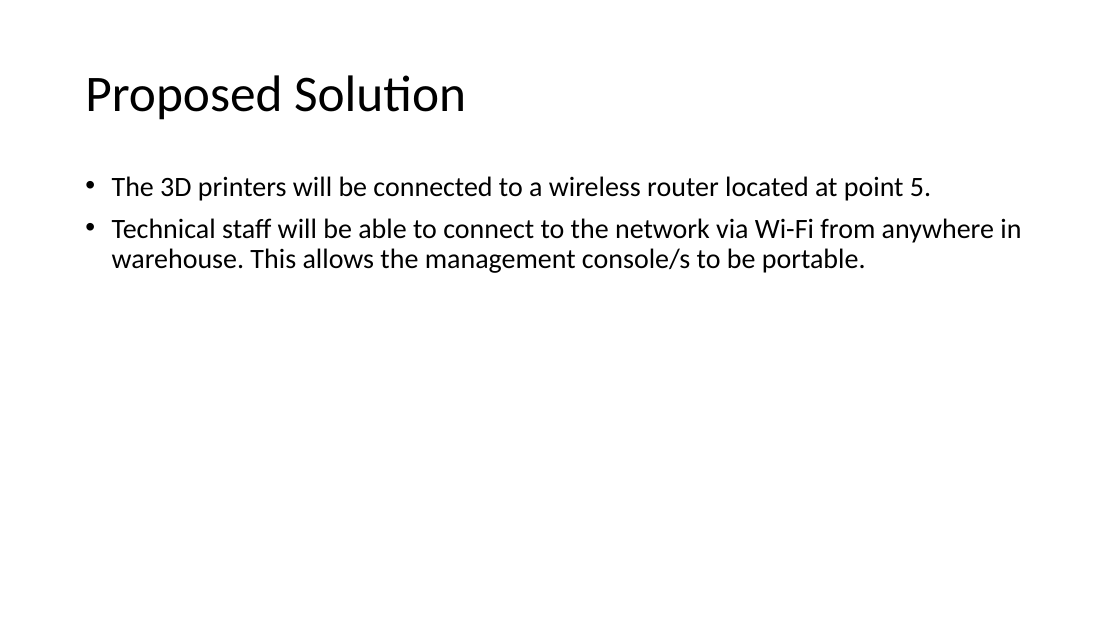
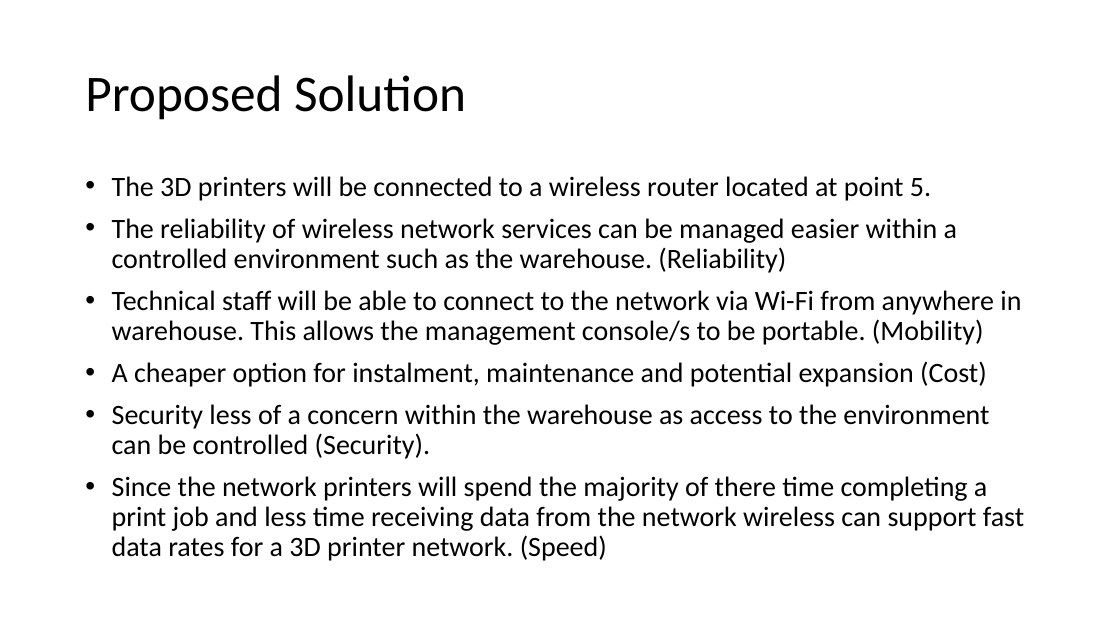
Before and after one commit to m00sedrive/Uni-Work-2015, a slide deck: slide 4 of Modules/Computer Networking/Docs/Connection Point_7 (Slides).pptx. Drawn at 1120x630 pixels with LibreOffice and Linux fonts; fonts in the diff are those of the drawing. Boxes give left, top, right and bottom in pixels: in the first picture for what was removed or moved away, otherwise in the second. Text is boxed around its words. In the diff, an @@ line names an element or a change of style, - is before the commit and + after.

```diff
--- a/Modules/Computer Networking/Docs/Connection Point_7 (Slides).pptx
+++ b/Modules/Computer Networking/Docs/Connection Point_7 (Slides).pptx
@@ text at [112,218,1024,561]: text changed @@
-• Technical staff will be able to connect to the network via Wi-Fi from anywhere in warehouse. This allows the management console/s to be portable.
+• The reliability of wireless network services can be managed easier within a controlled environment such as the warehouse. (Reliability)
+• Technical staff will be able to connect to the network via Wi-Fi from anywhere in warehouse. This allows the management console/s to be portable. (Mobility)
+• A cheaper option for instalment, maintenance and potential expansion (Cost)
+• Security less of a concern within the warehouse as access to the environment can be controlled (Security).
+• Since the network printers will spend the majority of there time completing a print job and less time receiving data from the network wireless can support fast data rates for a 3D printer network. (Speed)
```
Also in this commit, not shown: 2 other slides changed, 1 other file.
